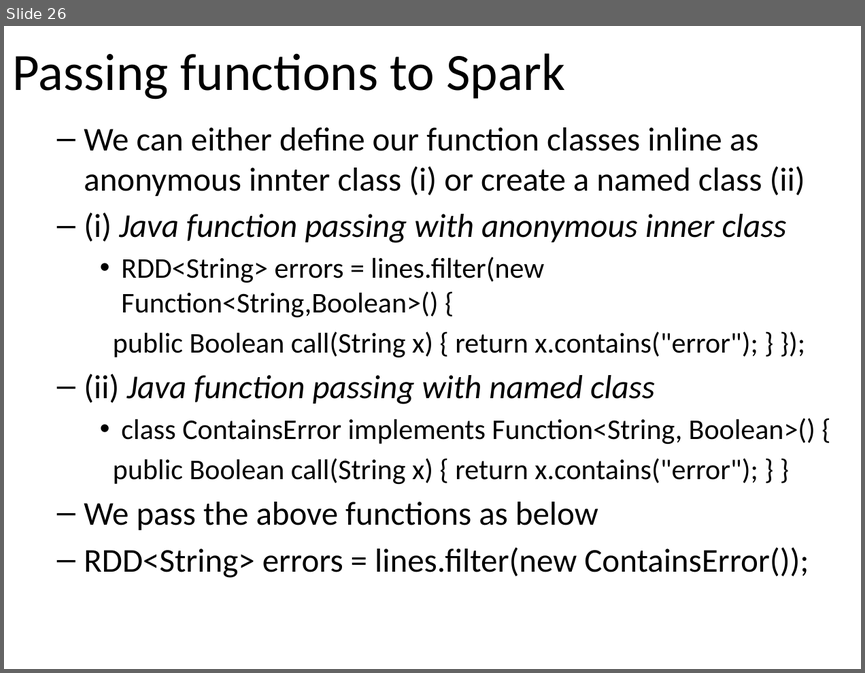
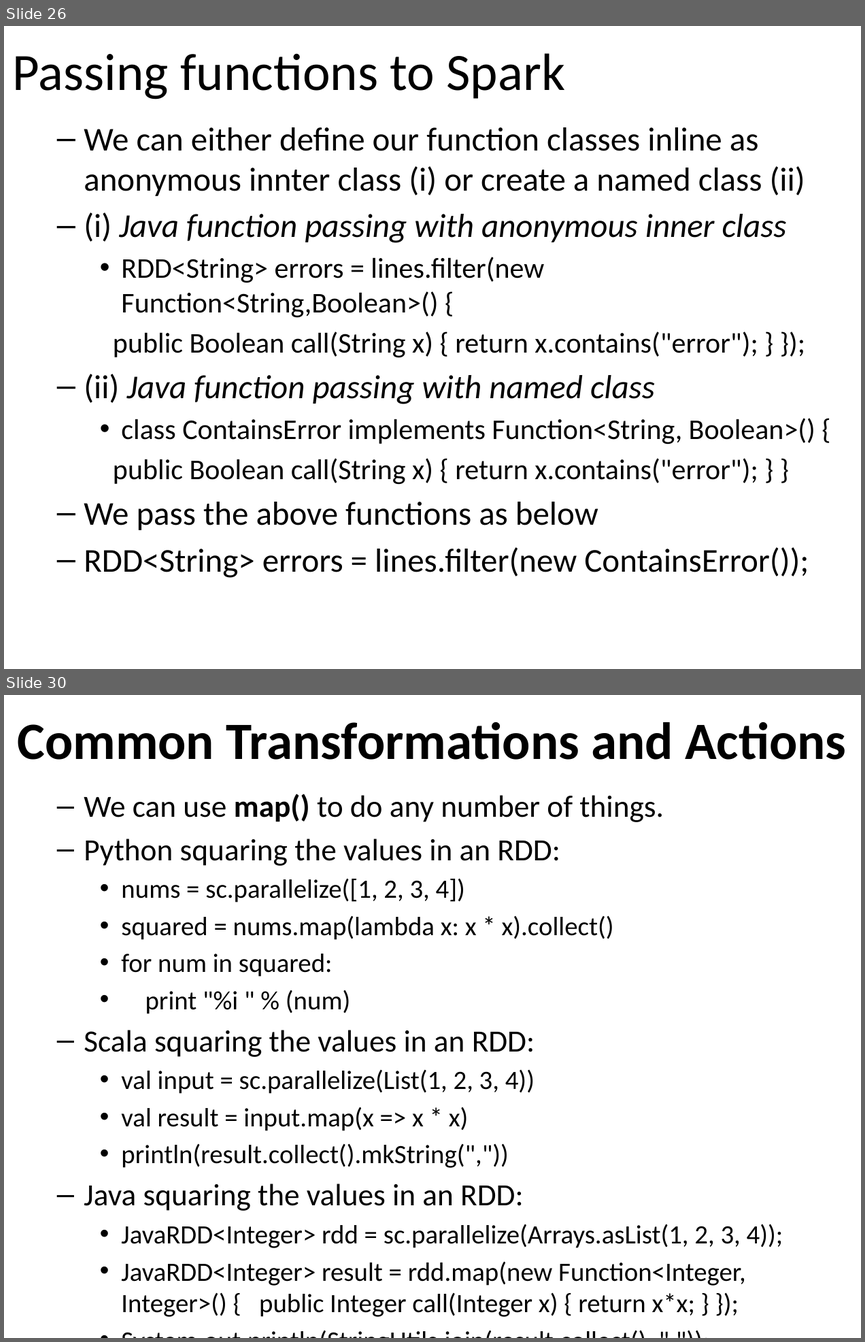
Before and after one commit to email2dorababu/SCALA_Reading, a slide deck: Spark_PPT/Spark_Learning_Spark_part2.pptx. Shown one above the other, each under a label of ours: slide 26 before the commit, slides 26 and 30 after it; the slides between them are not shown. The pictures are 865x673 and 865x1342 pixels, drawn with LibreOffice and Linux fonts; fonts in the diff are those of the drawing. Boxes give left, top, right and bottom in pixels: in the first picture for what was removed or moved away, otherwise in the second. Text is boxed around its words. In the diff, an @@ line names an element or a change of style, - is before the commit and + after.

```diff
--- a/Spark_PPT/Spark_Learning_Spark_part2.pptx
+++ b/Spark_PPT/Spark_Learning_Spark_part2.pptx
@@ slide 30 added at [4, 695, 861, 1338], background #FFFFFF @@
@@ title added at [17, 722, 846, 760], 44 pt, text #000000, bold @@
+Common Transformations and Actions
@@ text added at [84, 794, 783, 1317], 22.2 pt, text #000000 @@
+  – We can use map() to do any number of things.
+  – Python squaring the values in an RDD:
+    • nums = sc.parallelize([1, 2, 3, 4])
+    • squared = nums.map(lambda x: x * x).collect()
+    • for num in squared:
+    • print "%i " % (num)
+  – Scala squaring the values in an RDD:
+    • val input = sc.parallelize(List(1, 2, 3, 4))
+    • val result = input.map(x => x * x)
+    • println(result.collect().mkString(","))
+  – Java squaring the values in an RDD:
+    • JavaRDD<Integer> rdd = sc.parallelize(Arrays.asList(1, 2, 3, 4));
+    • JavaRDD<Integer> result = rdd.map(new Function<Integer, Integer>() { public Integer call(Integer x) { return x*x; } });
+    • System.out.println(StringUtils.join(result.collect(), ","));
```
Also in this commit, not shown: 16 other slides added.
